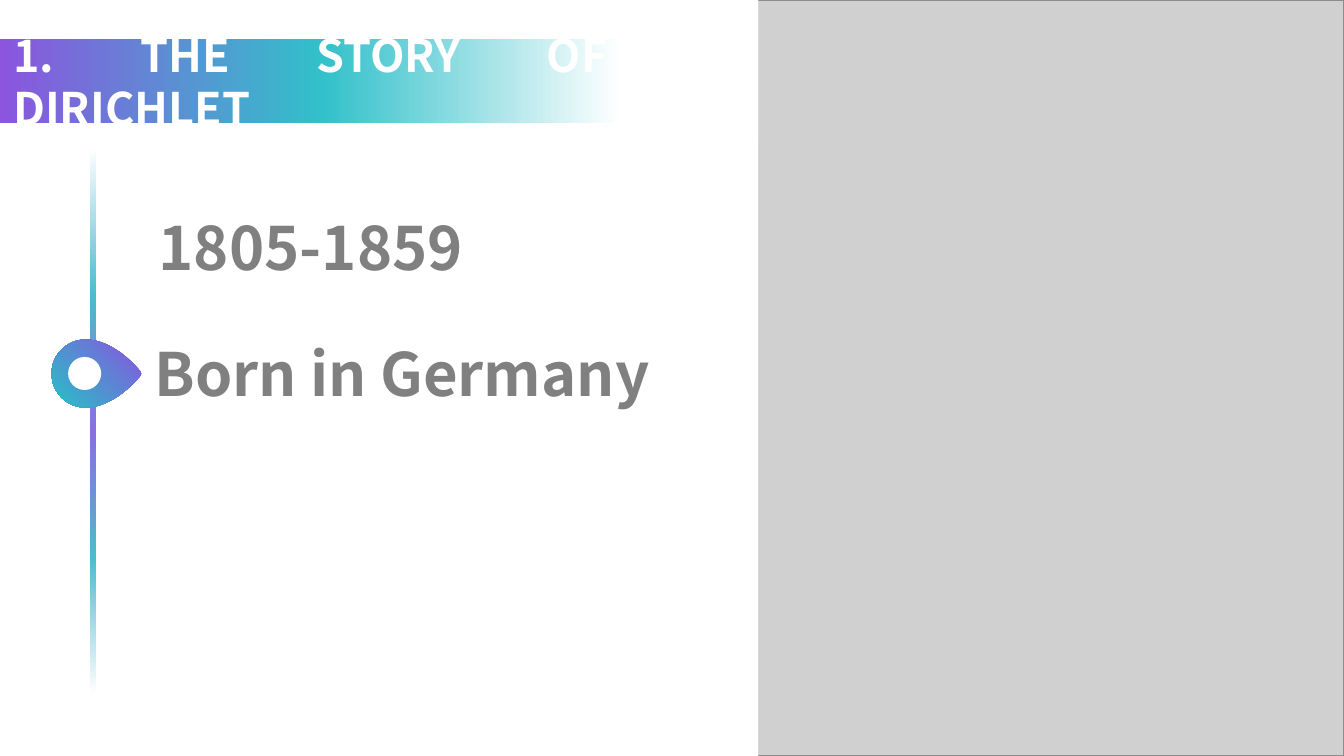
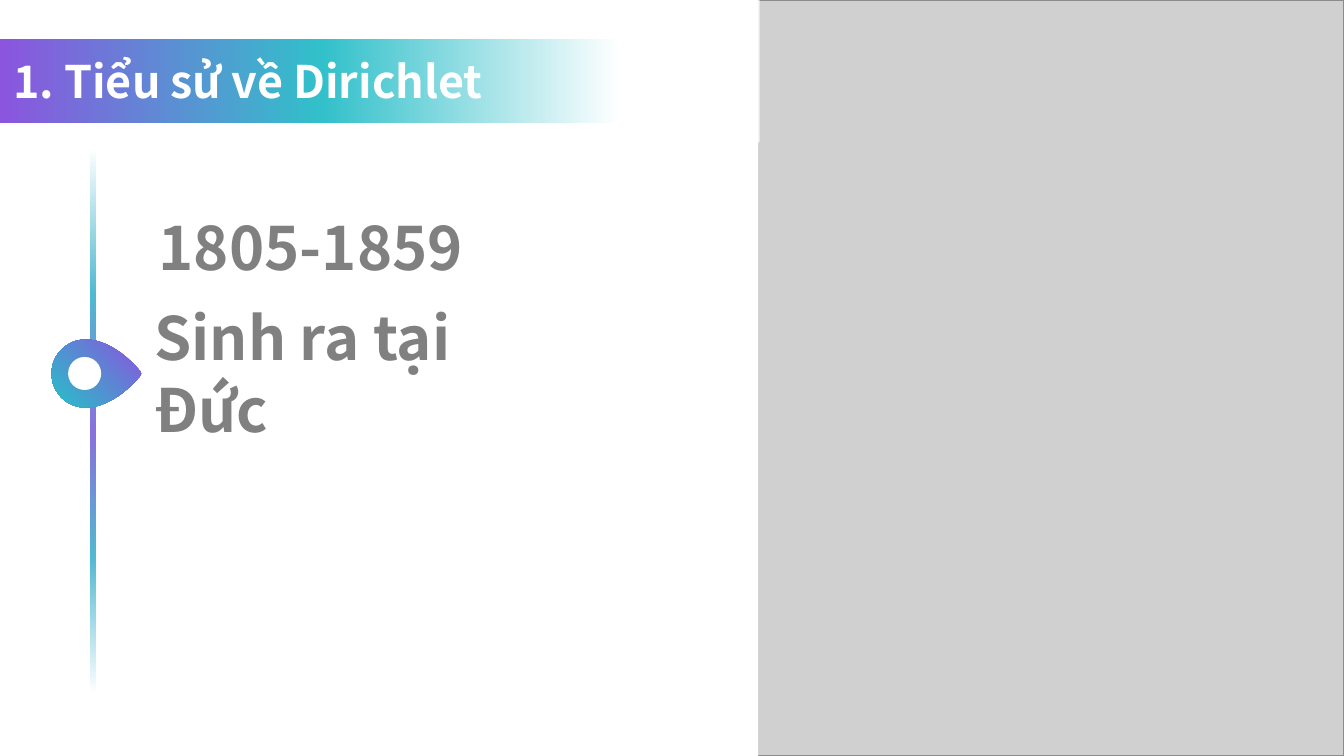
Before and after one commit to nhoxnho1212/TTToanTin, a slide deck: slide 9 of edit/demo.pptx. Drawn at 1344x756 pixels with LibreOffice and Linux fonts; fonts in the diff are those of the drawing; grey boxes stand for pictures. Boxes give left, top, right and bottom in pixels: in the first picture for what was removed or moved away, otherwise in the second. Text is boxed around its words. In the diff, an @@ line names an element or a change of style, - is before the commit and + after.

Commit message:
finished

```diff
--- a/edit/demo.pptx
+++ b/edit/demo.pptx
@@ rectangle added at <box>3,1,760,143</box>, fill #FFFFFF at 75% opacity @@
@@ text in rectangle at <box>13,53,483,110</box>: text changed @@
-1. THE STORY OF DIRICHLET
+1. Tiểu sử về Dirichlet
@@ text at <box>154,311,450,433</box>: text changed @@
-Born in Germany
+Sinh ra tại Đức
```
Also in this commit, not shown: 12 other slides changed, 15 slides added, 8 slides removed.
